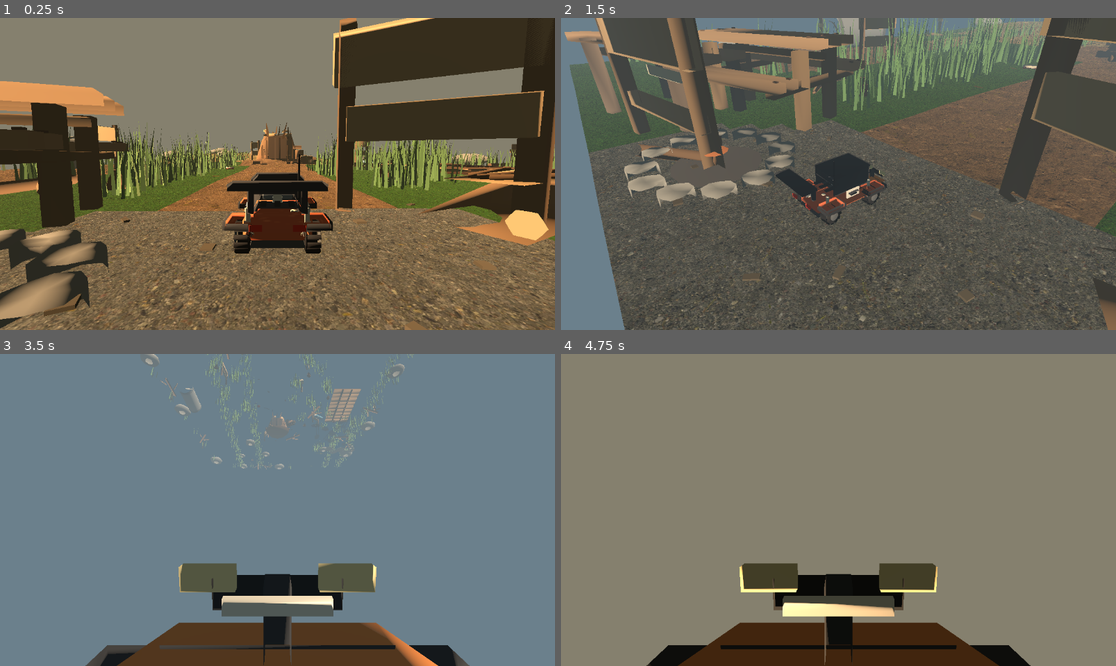
Above: before the commit, frames 1-4 (two rows, left to right).
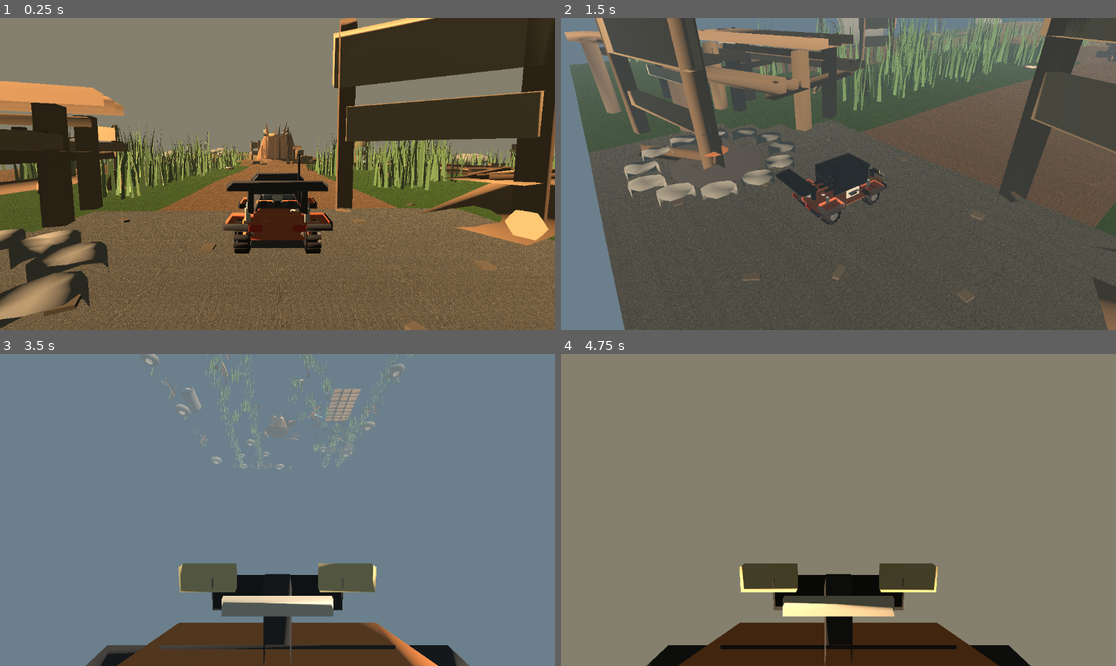
Above: after the commit, the same moments.

Repository: YotsuBotfds/trailhead
Game: Godot game, scene res://scenes/cedar_hollow_playable.tscn
Same seed, same stepped clock (60 frames per second), same inputs: the game is played once before the commit and once after it.
Inputs:
- Up to frame 1 (0.25 s): no input
- Up to frame 2 (1.5 s): hold R (self_right) 0.53-1.28 s; tap C (cam_toggle) at 0.6 s; hold S (brake) from 1.28 s (still down); tap N (mood_toggle) at 1.35 s
- Up to frame 3 (3.5 s): release S (brake) at 2.03 s; hold R (self_right) 2.03-2.78 s; hold W (throttle) 2.03-2.78 s; hold Up from 2.78 s (still down); tap C (cam_toggle) at 2.85 s
- Up to frame 4 (4.75 s): release Up at 3.53 s; hold A (steer_left) from 3.53 s (still down); tap N (mood_toggle) at 3.6 s; tap W (throttle) at 4.35 s

The runs differ from the first frame. In frame 1, 8.4% of the frame differs, in the area x 0-100%, y 43-100%; in frame 2, 4.1%; in frame 3, less than 0.1%; in frame 4, nothing differs.

Commit message:
Implement render ground material believability

Diff:
--- a/data/surface_visuals/cedar_hollow_surface_visuals.tres
+++ b/data/surface_visuals/cedar_hollow_surface_visuals.tres
@@ -11,11 +11,17 @@
 default_for_surface = true
 albedo_color = Color(0.86, 0.86, 0.82, 1.0)
 roughness = 0.92
+wetness = 0.0
 tire_audio_gain = 1.1
 tire_audio_pitch = 1.2
 albedo_texture_path = "res://assets/textures/surface_visuals/ambientcg/packed_gravel_default_albedo.jpg"
 normal_texture_path = "res://assets/textures/surface_visuals/ambientcg/packed_gravel_default_normal.jpg"
-texture_uv_scale = Vector2(10.0, 10.0)
+detail_albedo_texture_path = "res://assets/textures/surface_visuals/generated/terrain_detail_albedo.png"
+detail_normal_texture_path = "res://assets/textures/surface_visuals/generated/terrain_detail_normal.png"
+texture_uv_scale = Vector2(56.0, 56.0)
+detail_uv_scale = Vector2(176.0, 176.0)
+triplanar = true
+normal_scale = 1.45
 
 [sub_resource type="Resource" id="SurfaceVisualDef_packed_dirt"]
 script = ExtResource("2_visual")
@@ -25,11 +31,17 @@
 default_for_surface = true
 albedo_color = Color(0.92, 0.84, 0.72, 1.0)
 roughness = 0.88
+wetness = 0.0
 tire_audio_gain = 0.8
 tire_audio_pitch = 0.95
 albedo_texture_path = "res://assets/textures/surface_visuals/ambientcg/packed_dirt_default_albedo.jpg"
 normal_texture_path = "res://assets/textures/surface_visuals/ambientcg/packed_dirt_default_normal.jpg"
-texture_uv_scale = Vector2(8.0, 8.0)
+detail_albedo_texture_path = "res://assets/textures/surface_visuals/generated/terrain_detail_albedo.png"
+detail_normal_texture_path = "res://assets/textures/surface_visuals/generated/terrain_detail_normal.png"
+texture_uv_scale = Vector2(52.0, 52.0)
+detail_uv_scale = Vector2(168.0, 168.0)
+triplanar = true
+normal_scale = 1.55
 
 [sub_resource type="Resource" id="SurfaceVisualDef_pine_floor_dirt"]
 script = ExtResource("2_visual")
@@ -39,11 +51,17 @@
 default_for_surface = false
 albedo_color = Color(0.9, 0.84, 0.7, 1.0)
 roughness = 0.9
+wetness = 0.0
 tire_audio_gain = 0.78
 tire_audio_pitch = 0.9
 albedo_texture_path = "res://assets/textures/surface_visuals/ambientcg/pine_floor_dirt_albedo.jpg"
 normal_texture_path = "res://assets/textures/surface_visuals/ambientcg/pine_floor_dirt_normal.jpg"
-texture_uv_scale = Vector2(8.0, 8.0)
+detail_albedo_texture_path = "res://assets/textures/surface_visuals/generated/terrain_detail_albedo.png"
+detail_normal_texture_path = "res://assets/textures/surface_visuals/generated/terrain_detail_normal.png"
+texture_uv_scale = Vector2(58.0, 58.0)
+detail_uv_scale = Vector2(184.0, 184.0)
+triplanar = true
+normal_scale = 1.45
 
 [sub_resource type="Resource" id="SurfaceVisualDef_tall_grass"]
 script = ExtResource("2_visual")
@@ -53,11 +71,17 @@
 default_for_surface = true
 albedo_color = Color(0.78, 0.96, 0.72, 1.0)
 roughness = 0.78
+wetness = 0.0
 tire_audio_gain = 0.45
 tire_audio_pitch = 0.6
 albedo_texture_path = "res://assets/textures/surface_visuals/ambientcg/tall_grass_default_albedo.jpg"
 normal_texture_path = "res://assets/textures/surface_visuals/ambientcg/tall_grass_default_normal.jpg"
-texture_uv_scale = Vector2(9.0, 9.0)
+detail_albedo_texture_path = "res://assets/textures/surface_visuals/generated/terrain_detail_albedo.png"
+detail_normal_texture_path = "res://assets/textures/surface_visuals/generated/terrain_detail_normal.png"
+texture_uv_scale = Vector2(48.0, 48.0)
+detail_uv_scale = Vector2(160.0, 160.0)
+triplanar = true
+normal_scale = 1.35
 
 [sub_resource type="Resource" id="SurfaceVisualDef_mud"]
 script = ExtResource("2_visual")
@@ -65,13 +89,19 @@
 surface_id = &"mud"
 display_name = "Wet Mud"
 default_for_surface = true
-albedo_color = Color(0.26, 0.19, 0.12, 1.0)
-roughness = 0.35
+albedo_color = Color(0.72, 0.62, 0.5, 1.0)
+roughness = 0.78
+wetness = 0.62
 tire_audio_gain = 1.35
 tire_audio_pitch = 0.42
 albedo_texture_path = "res://assets/textures/surface_visuals/ambientcg/mud_default_albedo.jpg"
 normal_texture_path = "res://assets/textures/surface_visuals/ambientcg/mud_default_normal.jpg"
-texture_uv_scale = Vector2(7.0, 7.0)
+detail_albedo_texture_path = "res://assets/textures/surface_visuals/generated/terrain_detail_albedo.png"
+detail_normal_texture_path = "res://assets/textures/surface_visuals/generated/terrain_detail_normal.png"
+texture_uv_scale = Vector2(46.0, 46.0)
+detail_uv_scale = Vector2(148.0, 148.0)
+triplanar = true
+normal_scale = 1.75
 
 [sub_resource type="Resource" id="SurfaceVisualDef_dried_mud"]
 script = ExtResource("2_visual")
@@ -81,11 +111,17 @@
 default_for_surface = false
 albedo_color = Color(0.95, 0.84, 0.68, 1.0)
 roughness = 0.84
+wetness = 0.0
 tire_audio_gain = 1.05
 tire_audio_pitch = 0.58
 albedo_texture_path = "res://assets/textures/surface_visuals/ambientcg/dried_mud_albedo.jpg"
 normal_texture_path = "res://assets/textures/surface_visuals/ambientcg/dried_mud_normal.jpg"
-texture_uv_scale = Vector2(7.0, 7.0)
+detail_albedo_texture_path = "res://assets/textures/surface_visuals/generated/terrain_detail_albedo.png"
+detail_normal_texture_path = "res://assets/textures/surface_visuals/generated/terrain_detail_normal.png"
+texture_uv_scale = Vector2(50.0, 50.0)
+detail_uv_scale = Vector2(156.0, 156.0)
+triplanar = true
+normal_scale = 1.6
 
 [sub_resource type="Resource" id="SurfaceVisualDef_loose_rock"]
 script = ExtResource("2_visual")
@@ -95,11 +131,17 @@
 default_for_surface = true
 albedo_color = Color(0.9, 0.86, 0.78, 1.0)
 roughness = 0.86
+wetness = 0.0
 tire_audio_gain = 1.25
 tire_audio_pitch = 1.35
 albedo_texture_path = "res://assets/textures/surface_visuals/ambientcg/loose_rock_default_albedo.jpg"
 normal_texture_path = "res://assets/textures/surface_visuals/ambientcg/loose_rock_default_normal.jpg"
-texture_uv_scale = Vector2(6.0, 6.0)
+detail_albedo_texture_path = "res://assets/textures/surface_visuals/generated/terrain_detail_albedo.png"
+detail_normal_texture_path = "res://assets/textures/surface_visuals/generated/terrain_detail_normal.png"
+texture_uv_scale = Vector2(44.0, 44.0)
+detail_uv_scale = Vector2(144.0, 144.0)
+triplanar = true
+normal_scale = 1.6
 
 [sub_resource type="Resource" id="SurfaceVisualDef_wet_stone"]
 script = ExtResource("2_visual")
@@ -107,13 +149,19 @@
 surface_id = &"wet_stone"
 display_name = "Wet Stone"
 default_for_surface = true
-albedo_color = Color(0.24, 0.31, 0.28, 1.0)
-roughness = 0.24
+albedo_color = Color(0.62, 0.68, 0.64, 1.0)
+roughness = 0.82
+wetness = 0.78
 tire_audio_gain = 1.15
 tire_audio_pitch = 1.55
 albedo_texture_path = "res://assets/textures/surface_visuals/ambientcg/wet_stone_default_albedo.jpg"
 normal_texture_path = "res://assets/textures/surface_visuals/ambientcg/wet_stone_default_normal.jpg"
-texture_uv_scale = Vector2(5.0, 5.0)
+detail_albedo_texture_path = "res://assets/textures/surface_visuals/generated/terrain_detail_albedo.png"
+detail_normal_texture_path = "res://assets/textures/surface_visuals/generated/terrain_detail_normal.png"
+texture_uv_scale = Vector2(42.0, 42.0)
+detail_uv_scale = Vector2(152.0, 152.0)
+triplanar = true
+normal_scale = 1.8
 
 [sub_resource type="Resource" id="SurfaceVisualDef_mossy_wet_stone"]
 script = ExtResource("2_visual")
@@ -121,13 +169,19 @@
 surface_id = &"wet_stone"
 display_name = "Mossy Wet Stone"
 default_for_surface = false
-albedo_color = Color(0.22, 0.34, 0.2, 1.0)
-roughness = 0.36
+albedo_color = Color(0.5, 0.66, 0.46, 1.0)
+roughness = 0.76
+wetness = 0.55
 tire_audio_gain = 1.08
 tire_audio_pitch = 1.35
 albedo_texture_path = "res://assets/textures/surface_visuals/ambientcg/mossy_wet_stone_albedo.jpg"
 normal_texture_path = "res://assets/textures/surface_visuals/ambientcg/mossy_wet_stone_normal.jpg"
-texture_uv_scale = Vector2(5.0, 5.0)
+detail_albedo_texture_path = "res://assets/textures/surface_visuals/generated/terrain_detail_albedo.png"
+detail_normal_texture_path = "res://assets/textures/surface_visuals/generated/terrain_detail_normal.png"
+texture_uv_scale = Vector2(44.0, 44.0)
+detail_uv_scale = Vector2(152.0, 152.0)
+triplanar = true
+normal_scale = 1.65
 
 [sub_resource type="Resource" id="SurfaceVisualDef_wood_plank"]
 script = ExtResource("2_visual")
@@ -137,12 +191,18 @@
 default_for_surface = true
 albedo_color = Color(0.88, 0.78, 0.64, 1.0)
 roughness = 0.72
+wetness = 0.0
 tire_audio_gain = 0.9
 tire_audio_pitch = 1.05
 emits_plank_knock = true
 albedo_texture_path = "res://assets/textures/surface_visuals/ambientcg/wood_plank_default_albedo.jpg"
 normal_texture_path = "res://assets/textures/surface_visuals/ambientcg/wood_plank_default_normal.jpg"
-texture_uv_scale = Vector2(6.0, 6.0)
+detail_albedo_texture_path = "res://assets/textures/surface_visuals/generated/terrain_detail_albedo.png"
+detail_normal_texture_path = "res://assets/textures/surface_visuals/generated/terrain_detail_normal.png"
+texture_uv_scale = Vector2(34.0, 34.0)
+detail_uv_scale = Vector2(128.0, 128.0)
+triplanar = true
+normal_scale = 1.35
 
 [resource]
 script = ExtResource("1_catalog")
--- a/systems/render/surface_visual_def.gd
+++ b/systems/render/surface_visual_def.gd
@@ -6,7 +6,7 @@
 const MIN_TIRE_AUDIO_PITCH: float = 0.1
 const MAX_TIRE_AUDIO_PITCH: float = 3.0
 const MIN_TEXTURE_UV_SCALE: float = 0.1
-const MAX_TEXTURE_UV_SCALE: float = 64.0
+const MAX_TEXTURE_UV_SCALE: float = 256.0
 const MIN_NORMAL_SCALE: float = 0.0
 const MAX_NORMAL_SCALE: float = 4.0
 
@@ -22,7 +22,6 @@
 @export var emits_plank_knock: bool = false
 @export_file("*.png", "*.jpg", "*.jpeg") var albedo_texture_path: String = ""
 @export_file("*.png", "*.jpg", "*.jpeg") var normal_texture_path: String = ""
-@export_file("*.png", "*.jpg", "*.jpeg") var orm_texture_path: String = ""
 @export_file("*.png", "*.jpg", "*.jpeg") var detail_albedo_texture_path: String = ""
 @export_file("*.png", "*.jpg", "*.jpeg") var detail_normal_texture_path: String = ""
 @export var texture_uv_scale: Vector2 = Vector2(8.0, 8.0)
@@ -48,7 +47,6 @@
 	_require_float_range(tire_audio_pitch, MIN_TIRE_AUDIO_PITCH, MAX_TIRE_AUDIO_PITCH, label + " tire_audio_pitch", errors)
 	_require_texture_path(albedo_texture_path, label + " albedo_texture_path", errors)
 	_require_texture_path(normal_texture_path, label + " normal_texture_path", errors)
-	_require_texture_path(orm_texture_path, label + " orm_texture_path", errors)
 	_require_texture_path(detail_albedo_texture_path, label + " detail_albedo_texture_path", errors)
 	_require_texture_path(detail_normal_texture_path, label + " detail_normal_texture_path", errors)
 	_require_float_range(texture_uv_scale.x, MIN_TEXTURE_UV_SCALE, MAX_TEXTURE_UV_SCALE, label + " texture_uv_scale.x", errors)
--- a/systems/render/terrain_visual_builder.gd
+++ b/systems/render/terrain_visual_builder.gd
@@ -3,8 +3,13 @@
 
 const HeightmeshScene: PackedScene = preload("res://assets/models/terrain/cedar_hollow_heightmesh.glb")
 const SurfaceVisualCatalogResource: Resource = preload("res://data/surface_visuals/cedar_hollow_surface_visuals.tres")
+const DetailMaskTexture: Texture2D = preload("res://assets/textures/surface_visuals/generated/terrain_detail_mask.png")
 const HEIGHTMESH_NAME: String = "cedar_hollow_heightmesh"
 const TERRAIN_MATERIAL_PREFIX: String = "terrain_mat_"
+const WET_DIFFUSE_MULTIPLIER: float = 0.2
+const WET_ROUGHNESS: float = 0.12
+const WET_CLEARCOAT: float = 0.58
+const WET_CLEARCOAT_ROUGHNESS: float = 0.08
 
 
 static func build_cedar_hollow(parent: Node3D) -> Node3D:
@@ -56,12 +61,24 @@
 static func _material_for_visual_def(visual_def: Resource) -> StandardMaterial3D:
 	var material: StandardMaterial3D = StandardMaterial3D.new()
 	var visual_id: StringName = visual_def.get("id")
+	var wetness: float = clampf(float(visual_def.get("wetness")), 0.0, 1.0)
+	var base_albedo_color: Color = visual_def.get("albedo_color")
 	material.resource_name = "terrain_visual_" + String(visual_id)
-	material.albedo_color = visual_def.get("albedo_color")
-	material.roughness = float(visual_def.get("roughness"))
+	material.albedo_color = _wet_albedo_color(base_albedo_color, wetness)
+	material.roughness = _wet_roughness(float(visual_def.get("roughness")), wetness)
 	material.metallic = 0.0
+	material.texture_repeat = true
+	material.normal_scale = float(visual_def.get("normal_scale"))
 	var texture_uv_scale: Vector2 = visual_def.get("texture_uv_scale")
 	material.uv1_scale = Vector3(texture_uv_scale.x, texture_uv_scale.y, 1.0)
+	var detail_uv_scale: Vector2 = visual_def.get("detail_uv_scale")
+	material.uv2_scale = Vector3(detail_uv_scale.x, detail_uv_scale.y, 1.0)
+	var triplanar: bool = bool(visual_def.get("triplanar"))
+	material.uv1_triplanar = triplanar
+	material.uv1_world_triplanar = triplanar
+	material.uv2_triplanar = triplanar
+	material.uv2_world_triplanar = triplanar
+	_apply_wetness(material, wetness)
 	_apply_texture_paths(material, visual_def)
 	return material
 
@@ -69,17 +86,49 @@
 static func _apply_texture_paths(material: StandardMaterial3D, visual_def: Resource) -> void:
 	var albedo_texture_path: String = visual_def.get("albedo_texture_path")
 	if not albedo_texture_path.is_empty():
-		var albedo_texture: Texture2D = load(albedo_texture_path) as Texture2D
+		var albedo_texture: Texture2D = _load_texture(albedo_texture_path)
 		if albedo_texture != null:
 			material.albedo_texture = albedo_texture
 	var normal_texture_path: String = visual_def.get("normal_texture_path")
 	if not normal_texture_path.is_empty():
-		var normal_texture: Texture2D = load(normal_texture_path) as Texture2D
+		var normal_texture: Texture2D = _load_texture(normal_texture_path)
 		if normal_texture != null:
 			material.normal_enabled = true
 			material.normal_texture = normal_texture
-	var orm_texture_path: String = visual_def.get("orm_texture_path")
-	if not orm_texture_path.is_empty():
-		var orm_texture: Texture2D = load(orm_texture_path) as Texture2D
-		if orm_texture != null:
-			material.orm_texture = orm_texture
+	var detail_albedo_texture_path: String = visual_def.get("detail_albedo_texture_path")
+	var detail_albedo_texture: Texture2D = _load_texture(detail_albedo_texture_path)
+	var detail_normal_texture_path: String = visual_def.get("detail_normal_texture_path")
+	var detail_normal_texture: Texture2D = _load_texture(detail_normal_texture_path)
+	if detail_albedo_texture != null or detail_normal_texture != null:
+		material.detail_enabled = true
+		material.detail_mask = DetailMaskTexture
+		material.detail_blend_mode = BaseMaterial3D.BLEND_MODE_MUL
+		material.detail_uv_layer = BaseMaterial3D.DETAIL_UV_2
+		if detail_albedo_texture != null:
+			material.detail_albedo = detail_albedo_texture
+		if detail_normal_texture != null:
+			material.detail_normal = detail_normal_texture
+
+
+static func _load_texture(path: String) -> Texture2D:
+	if path.is_empty():
+		return null
+	return load(path) as Texture2D
+
+
+static func _wet_albedo_color(base_color: Color, wetness: float) -> Color:
+	var multiplier: float = 1.0 + (WET_DIFFUSE_MULTIPLIER - 1.0) * wetness
+	return Color(base_color.r * multiplier, base_color.g * multiplier, base_color.b * multiplier, base_color.a)
+
+
+static func _wet_roughness(base_roughness: float, wetness: float) -> float:
+	return base_roughness + (WET_ROUGHNESS - base_roughness) * wetness
+
+
+static func _apply_wetness(material: StandardMaterial3D, wetness: float) -> void:
+	if wetness <= 0.0:
+		material.clearcoat_enabled = false
+		return
+	material.clearcoat_enabled = true
+	material.clearcoat = WET_CLEARCOAT * wetness
+	material.clearcoat_roughness = WET_CLEARCOAT_ROUGHNESS
--- a/tools/cedar_visual_inspector.gd
+++ b/tools/cedar_visual_inspector.gd
@@ -82,6 +82,11 @@
 const RESIDUE_DUST_TIRE_MASK: String = "res://assets/textures/vehicle/residue/dust_tire_mask.png"
 const RESIDUE_WETNESS_TIRE_MASK: String = "res://assets/textures/vehicle/residue/wetness_tire_mask.png"
 const TERRAIN_MATERIAL_PREFIX: String = "terrain_mat_"
+const TERRAIN_DETAIL_MASK_TEXTURE: String = "res://assets/textures/surface_visuals/generated/terrain_detail_mask.png"
+const WET_DIFFUSE_MULTIPLIER: float = 0.2
+const WET_ROUGHNESS: float = 0.12
+const WET_CLEARCOAT: float = 0.58
+const WET_CLEARCOAT_ROUGHNESS: float = 0.08
 const WHEEL_SOCKET_NAMES: Array[String] = [
 	"wheel_front_left",
 	"wheel_front_right",
@@ -398,9 +403,13 @@
 		if material == null:
 			_errors.append("terrain surface " + String(surface_id) + " should have a StandardMaterial3D override")
 			continue
-		var expected_color: Color = visual_def.get("albedo_color")
-		var expected_roughness: float = float(visual_def.get("roughness"))
+		var wetness: float = clampf(float(visual_def.get("wetness")), 0.0, 1.0)
+		var base_color: Color = visual_def.get("albedo_color")
+		var expected_color: Color = _wet_albedo_color(base_color, wetness)
+		var expected_roughness: float = _wet_roughness(float(visual_def.get("roughness")), wetness)
 		var expected_uv_scale: Vector2 = visual_def.get("texture_uv_scale")
+		var expected_detail_uv_scale: Vector2 = visual_def.get("detail_uv_scale")
+		var expected_triplanar: bool = bool(visual_def.get("triplanar"))
 		var expected_name: String = "terrain_visual_" + String(visual_id)
 		if material.resource_name != expected_name:
 			_errors.append("terrain surface " + String(surface_id) + " override name expected " + expected_name + ", got " + material.resource_name)
@@ -412,12 +421,46 @@
 			_errors.append("terrain surface " + String(surface_id) + " metallic should be 0")
 		if absf(material.uv1_scale.x - expected_uv_scale.x) > FLOAT_EPSILON or absf(material.uv1_scale.y - expected_uv_scale.y) > FLOAT_EPSILON:
 			_errors.append("terrain surface " + String(surface_id) + " uv1_scale expected " + str(expected_uv_scale) + ", got " + str(material.uv1_scale))
+		if absf(material.uv2_scale.x - expected_detail_uv_scale.x) > FLOAT_EPSILON or absf(material.uv2_scale.y - expected_detail_uv_scale.y) > FLOAT_EPSILON:
+			_errors.append("terrain surface " + String(surface_id) + " uv2_scale expected " + str(expected_detail_uv_scale) + ", got " + str(material.uv2_scale))
+		if material.uv1_triplanar != expected_triplanar:
+			_errors.append("terrain surface " + String(surface_id) + " uv1_triplanar should match SurfaceVisualCatalog")
+		if material.uv1_world_triplanar != expected_triplanar:
+			_errors.append("terrain surface " + String(surface_id) + " uv1_world_triplanar should match SurfaceVisualCatalog")
+		if material.uv2_triplanar != expected_triplanar:
+			_errors.append("terrain surface " + String(surface_id) + " uv2_triplanar should match SurfaceVisualCatalog")
+		if material.uv2_world_triplanar != expected_triplanar:
+			_errors.append("terrain surface " + String(surface_id) + " uv2_world_triplanar should match SurfaceVisualCatalog")
+		if material.texture_repeat != true:
+			_errors.append("terrain surface " + String(surface_id) + " should repeat terrain textures")
 		_require_material_texture(material.albedo_texture, String(visual_def.get("albedo_texture_path")), "terrain surface " + String(surface_id) + " albedo texture")
 		var expected_normal_texture_path: String = visual_def.get("normal_texture_path")
 		if not expected_normal_texture_path.is_empty() and not material.normal_enabled:
 			_errors.append("terrain surface " + String(surface_id) + " should enable normal mapping")
+		if absf(material.normal_scale - float(visual_def.get("normal_scale"))) > FLOAT_EPSILON:
+			_errors.append("terrain surface " + String(surface_id) + " normal_scale should match SurfaceVisualCatalog")
 		_require_material_texture(material.normal_texture, expected_normal_texture_path, "terrain surface " + String(surface_id) + " normal texture")
-		_require_material_texture(material.orm_texture, String(visual_def.get("orm_texture_path")), "terrain surface " + String(surface_id) + " ORM texture")
+		var expected_detail_albedo_path: String = visual_def.get("detail_albedo_texture_path")
+		var expected_detail_normal_path: String = visual_def.get("detail_normal_texture_path")
+		if not expected_detail_albedo_path.is_empty() or not expected_detail_normal_path.is_empty():
+			if not material.detail_enabled:
+				_errors.append("terrain surface " + String(surface_id) + " should enable detail mapping")
+			if material.detail_blend_mode != BaseMaterial3D.BLEND_MODE_MUL:
+				_errors.append("terrain surface " + String(surface_id) + " detail_blend_mode should multiply")
+			if material.detail_uv_layer != BaseMaterial3D.DETAIL_UV_2:
+				_errors.append("terrain surface " + String(surface_id) + " detail_uv_layer should use UV2")
+			_require_material_texture(material.detail_mask, TERRAIN_DETAIL_MASK_TEXTURE, "terrain surface " + String(surface_id) + " detail mask")
+			_require_material_texture(material.detail_albedo, expected_detail_albedo_path, "terrain surface " + String(surface_id) + " detail albedo")
+			_require_material_texture(material.detail_normal, expected_detail_normal_path, "terrain surface " + String(surface_id) + " detail normal")
+		if wetness > 0.0:
+			if not material.clearcoat_enabled:
+				_errors.append("terrain surface " + String(surface_id) + " should enable clearcoat when wet")
+			if absf(material.clearcoat - WET_CLEARCOAT * wetness) > FLOAT_EPSILON:
+				_errors.append("terrain surface " + String(surface_id) + " clearcoat should scale with wetness")
+			if absf(material.clearcoat_roughness - WET_CLEARCOAT_ROUGHNESS) > FLOAT_EPSILON:
+				_errors.append("terrain surface " + String(surface_id) + " clearcoat_roughness should match wetness model")
+		elif material.clearcoat_enabled:
+			_errors.append("terrain surface " + String(surface_id) + " should not enable clearcoat when dry")
 
 
 func _material_token_for_terrain_surface(mesh: Mesh, surface_index: int) -> StringName:
@@ -442,6 +485,15 @@
 
 func _colors_match(actual: Color, expected: Color) -> bool:
 	return absf(actual.r - expected.r) <= FLOAT_EPSILON and absf(actual.g - expected.g) <= FLOAT_EPSILON and absf(actual.b - expected.b) <= FLOAT_EPSILON and absf(actual.a - expected.a) <= FLOAT_EPSILON
+
+
+func _wet_albedo_color(base_color: Color, wetness: float) -> Color:
+	var multiplier: float = 1.0 + (WET_DIFFUSE_MULTIPLIER - 1.0) * wetness
+	return Color(base_color.r * multiplier, base_color.g * multiplier, base_color.b * multiplier, base_color.a)
+
+
+func _wet_roughness(base_roughness: float, wetness: float) -> float:
+	return base_roughness + (WET_ROUGHNESS - base_roughness) * wetness
 
 
 func _collect_mesh_bounds(parent: Node, accumulator: BoundsAccumulator) -> void:
--- a/tools/data_resource_inspector.gd
+++ b/tools/data_resource_inspector.gd
@@ -11,6 +11,10 @@
 	&"tall_grass",
 	&"wet_stone",
 	&"wood_plank"
+]
+const WET_DEFAULT_SURFACE_IDS: Array[StringName] = [
+	&"mud",
+	&"wet_stone"
 ]
 
 var _errors: PackedStringArray = PackedStringArray()
@@ -75,12 +79,34 @@
 		if visual_def == null:
 			continue
 		var visual_id: StringName = visual_def.get("id")
+		var surface_id: StringName = visual_def.get("surface_id")
+		var is_default: bool = bool(visual_def.get("default_for_surface"))
 		var albedo_texture_path: String = visual_def.get("albedo_texture_path")
 		var normal_texture_path: String = visual_def.get("normal_texture_path")
+		var detail_albedo_texture_path: String = visual_def.get("detail_albedo_texture_path")
+		var detail_normal_texture_path: String = visual_def.get("detail_normal_texture_path")
+		var texture_uv_scale: Vector2 = visual_def.get("texture_uv_scale")
+		var detail_uv_scale: Vector2 = visual_def.get("detail_uv_scale")
+		var wetness: float = float(visual_def.get("wetness"))
+		var normal_scale: float = float(visual_def.get("normal_scale"))
 		if albedo_texture_path.is_empty():
 			_errors.append("SurfaceVisualDef " + String(visual_id) + " should have an albedo texture path")
 		if normal_texture_path.is_empty():
 			_errors.append("SurfaceVisualDef " + String(visual_id) + " should have a normal texture path")
+		if detail_albedo_texture_path.is_empty():
+			_errors.append("SurfaceVisualDef " + String(visual_id) + " should have a detail albedo texture path")
+		if detail_normal_texture_path.is_empty():
+			_errors.append("SurfaceVisualDef " + String(visual_id) + " should have a detail normal texture path")
+		if not bool(visual_def.get("triplanar")):
+			_errors.append("SurfaceVisualDef " + String(visual_id) + " should enable triplanar terrain mapping")
+		if detail_uv_scale.x <= texture_uv_scale.x or detail_uv_scale.y <= texture_uv_scale.y:
+			_errors.append("SurfaceVisualDef " + String(visual_id) + " detail_uv_scale should be finer than texture_uv_scale")
+		if normal_scale < 1.0:
+			_errors.append("SurfaceVisualDef " + String(visual_id) + " normal_scale should keep normal maps visible")
+		if is_default and WET_DEFAULT_SURFACE_IDS.has(surface_id) and wetness <= 0.0:
+			_errors.append("SurfaceVisualDef " + String(visual_id) + " should use render wetness")
+		if is_default and not WET_DEFAULT_SURFACE_IDS.has(surface_id) and wetness > 0.0:
+			_errors.append("SurfaceVisualDef " + String(visual_id) + " should stay dry by default")
 
 
 func _inspect_surface(surface: Resource, resource_path: String, expected_id: StringName) -> void:
Binary file added: assets/textures/surface_visuals/generated/terrain_detail_albedo.png
Not shown, added: assets/textures/surface_visuals/generated/terrain_detail_albedo.png.import
Binary file added: assets/textures/surface_visuals/generated/terrain_detail_mask.png
Not shown, added: assets/textures/surface_visuals/generated/terrain_detail_mask.png.import
Binary file added: assets/textures/surface_visuals/generated/terrain_detail_normal.png
Not shown, added: assets/textures/surface_visuals/generated/terrain_detail_normal.png.import
Not shown, added: assets/textures/surface_visuals/generated/SOURCES.md
Not shown, changed: tools/check_generated_assets.sh
